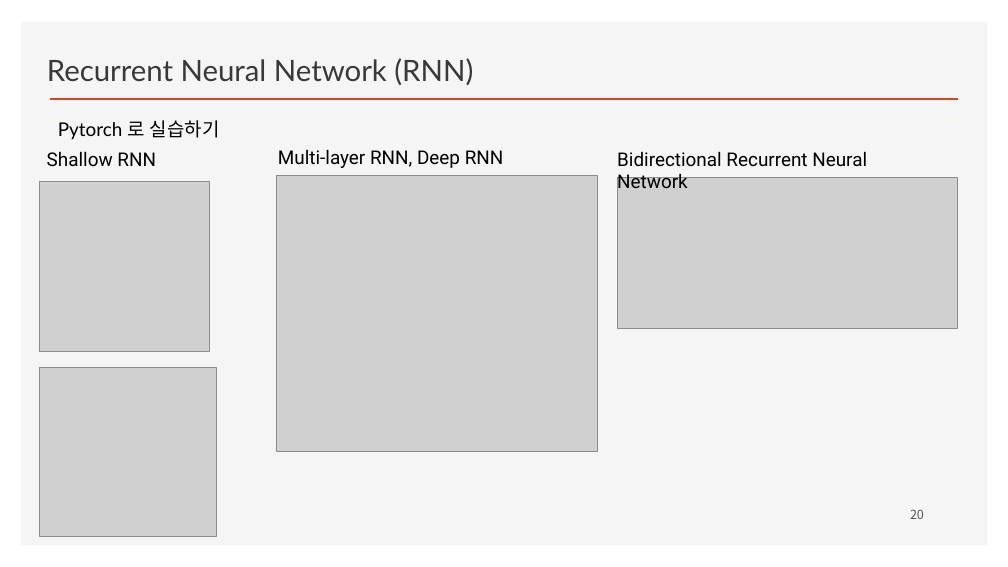
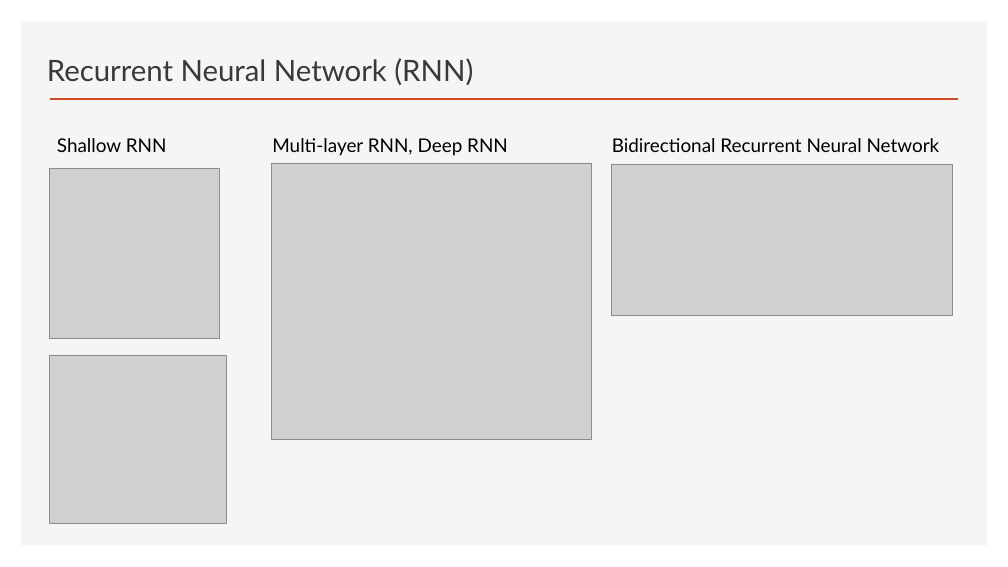
Before and after one commit to ancestor9/2026_Fall_Deep-Learning-with-Python, a slide deck: slide 25 of Chapter 13 Timeseries forecasting.pptx (slide 20 before the commit). Drawn at 1008x567 pixels with LibreOffice and Linux fonts; fonts in the diff are those of the drawing; grey boxes stand for pictures; background and template pictures are left out. Boxes give left, top, right and bottom in pixels: in the first picture for what was removed or moved away, otherwise in the second. Text is boxed around its words. In the diff, an @@ line names an element or a change of style, - is before the commit and + after.

```diff
--- a/Chapter 13 Timeseries forecasting.pptx
+++ b/Chapter 13 Timeseries forecasting.pptx
@@ text "Shallow RNN": place and size @@
-text "Shallow RNN" at [47, 151, 156, 166]
+text "Shallow RNN" at [57, 138, 167, 152]
@@ text removed at [58, 120, 220, 140] @@
-Pytorch 로 실습하기
@@ text "Multi-layer RNN, Deep RNN": place and size @@
-text "Multi-layer RNN, Deep RNN" at [278, 149, 504, 168]
+text "Multi-layer RNN, Deep RNN" at [272, 138, 508, 156]
@@ font Roboto to Lato in 3 elements at [272, 138, 508, 156], [57, 138, 167, 152], [612, 138, 940, 152] @@
@@ text "Bidirectional Recurrent Neural Network": place and size @@
-text "Bidirectional Recurrent Neural Network" at [617, 151, 867, 194]
+text "Bidirectional Recurrent Neural Network" at [612, 138, 940, 152]
@@ picture: place and size @@
-picture at [39, 181, 209, 352]
+picture at [50, 169, 220, 339]
@@ picture: place and size @@
-picture at [277, 175, 597, 452]
+picture at [271, 163, 592, 440]
@@ picture: place and size @@
-picture at [618, 177, 958, 328]
+picture at [612, 165, 952, 316]
@@ picture: place and size @@
-picture at [39, 368, 216, 536]
+picture at [50, 355, 227, 524]
@@ page number removed at [910, 509, 924, 519] @@
-20
```
Also in this commit, not shown: 15 other slides changed, 5 slides added.
